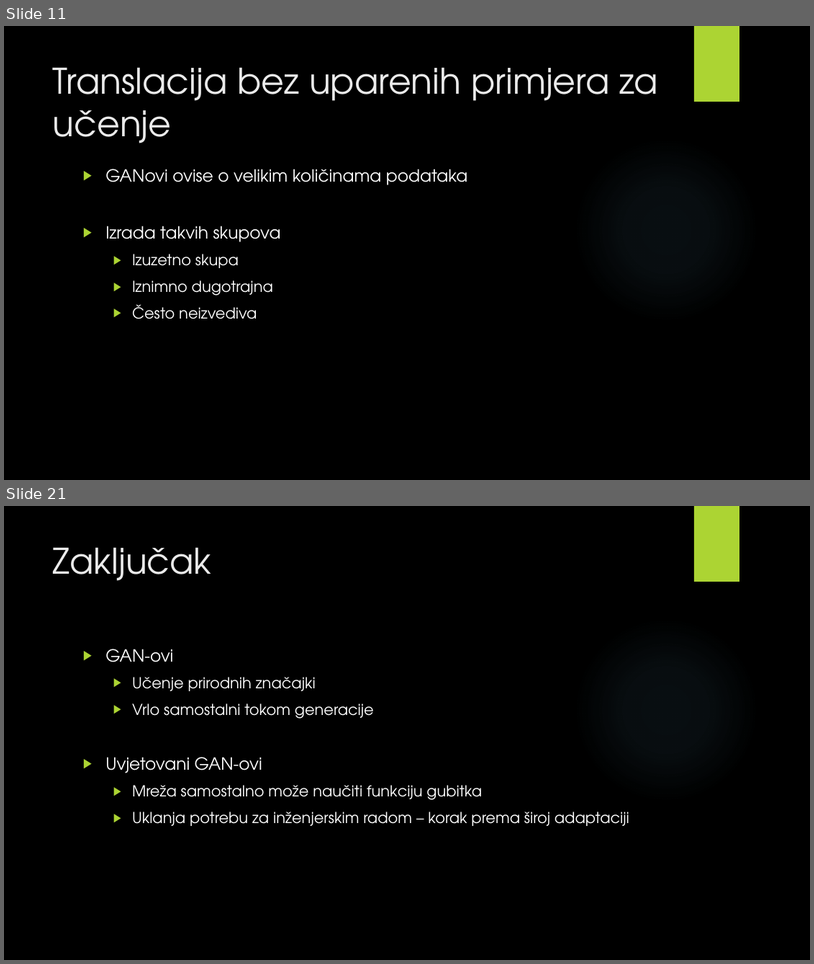
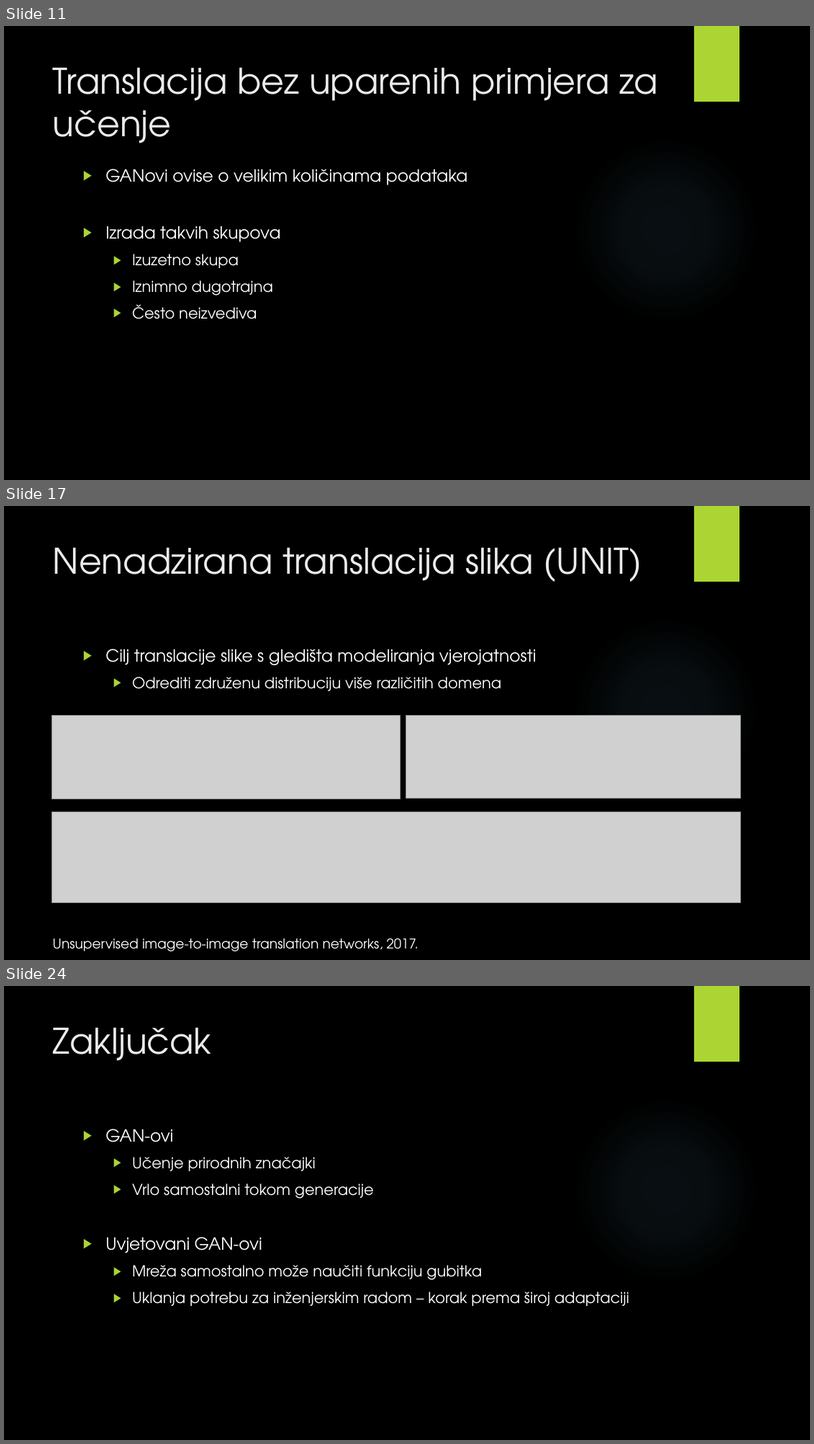
Before and after one commit to v-silverfin/fer-graduate-seminar, a slide deck: kvukic-seminar-presentation-2018.pptx. Shown one above the other, each under a label of ours: slides 11 and 21 before the commit, slides 11, 17 and 24 after it; the slides between them are not shown. The pictures are 814x964 and 814x1444 pixels, drawn with LibreOffice and Linux fonts; fonts in the diff are those of the drawing; grey boxes stand for pictures; background and template pictures are left out. Boxes give left, top, right and bottom in pixels: in the first picture for what was removed or moved away, otherwise in the second. Text is boxed around its words. In the diff, an @@ line names an element or a change of style, - is before the commit and + after.

```diff
--- a/kvukic-seminar-presentation-2018.pptx
+++ b/kvukic-seminar-presentation-2018.pptx
@@ slide 17 added at <box>4,506,810,960</box>, background picture (left out); not listed: 2 template elements that a slide beside it also shows @@
@@ title added at <box>53,547,642,582</box>, 42 pt, text #EBEBEB @@
+Nenadzirana translacija slika (UNIT)
@@ text added at <box>106,649,537,691</box>, 20 pt, text #FFFFFF @@
+▶ Cilj translacije slike s gledišta modeliranja vjerojatnosti
+  ▶ Odrediti združenu distribuciju više različitih domena
@@ picture added at <box>52,716,400,800</box> @@
@@ picture added at <box>406,716,741,798</box> @@
@@ picture added at <box>52,812,741,902</box> @@
@@ text added at <box>53,938,419,951</box>, 16 pt, text #FFFFFF @@
+Unsupervised image-to-image translation networks, 2017.
@@ what was slide 21 is now slide 24 @@
```
Also in this commit, not shown: 10 slides changed, 3 other slides added, 1 slide removed, 3 other files.
